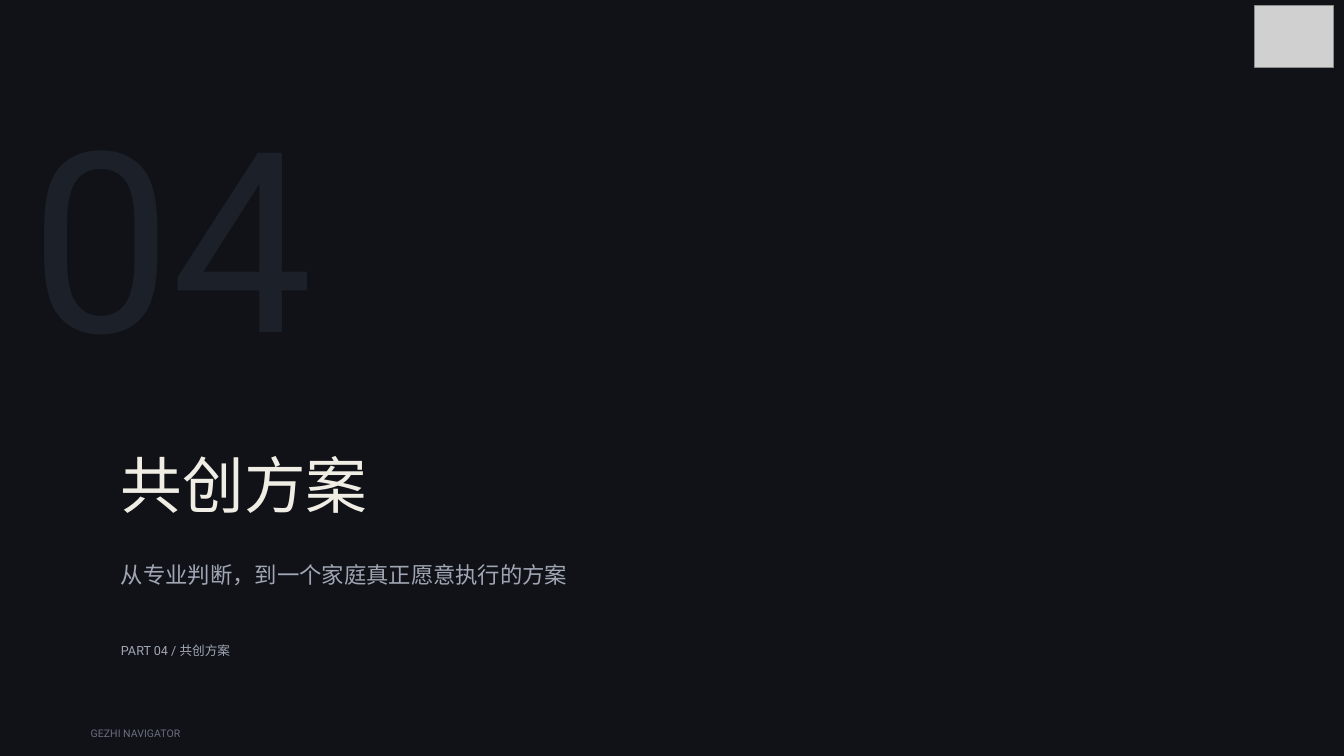
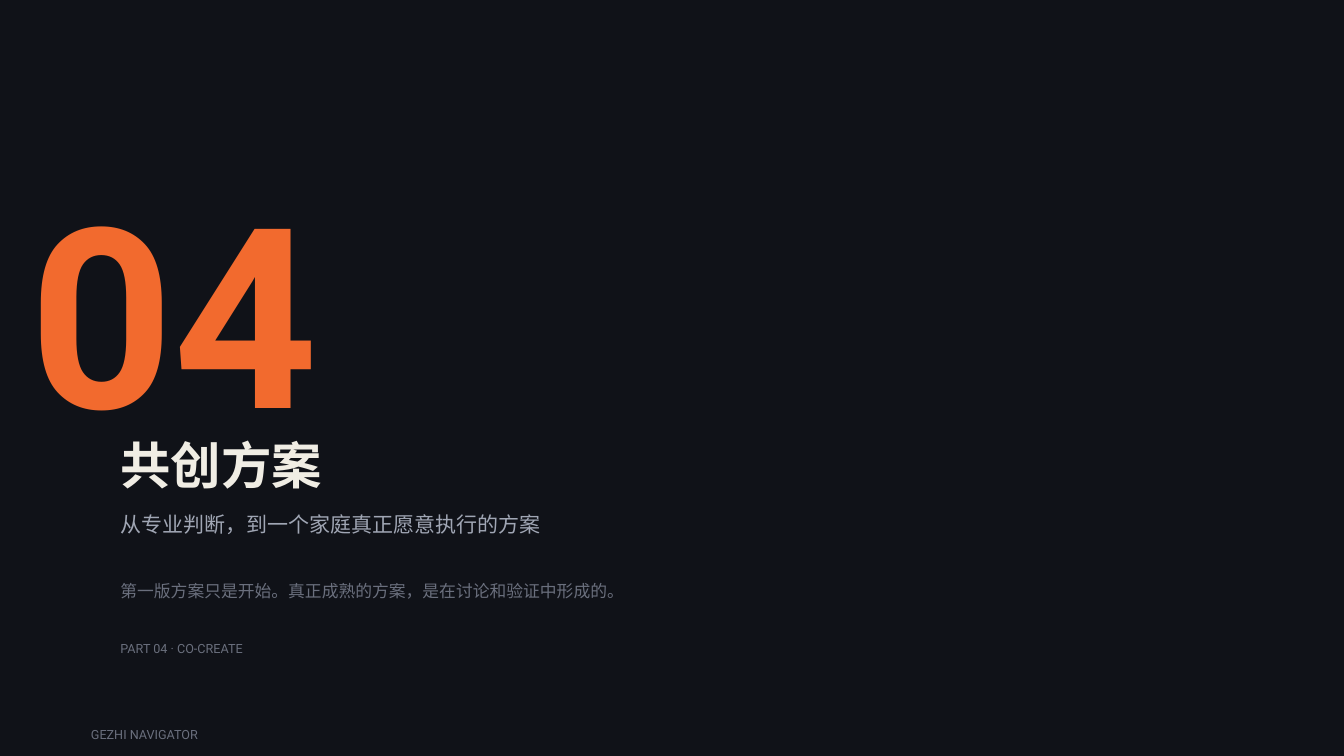
Before and after one commit to daiky5201314-coder/GEZHI-NAVIGATOR-PPT-SKILL, a slide deck: slide 14 of references/source/格知导师计划第二课.pptx. Drawn at 1344x756 pixels with LibreOffice and Linux fonts; fonts in the diff are those of the drawing; grey boxes stand for pictures. Boxes give left, top, right and bottom in pixels: in the first picture for what was removed or moved away, otherwise in the second. Text is boxed around its words. In the diff, an @@ line names an element or a change of style, - is before the commit and + after.

```diff
--- a/references/source/格知导师计划第二课.pptx
+++ b/references/source/格知导师计划第二课.pptx
@@ picture removed at (x1=1255, y1=5, x2=1334, y2=68) @@
@@ text added at (x1=29, y1=226, x2=318, y2=466), 180 pt, text #F26A2E, bold @@
+04
@@ text "共创方案" at (x1=120, y1=440, x2=322, y2=489): size 44 to 36 pt, bold on; line spacing 1 to 1.25 @@
@@ text "从专业判断，到一个家庭真正愿意执行的方案" moved from (x1=121, y1=564, x2=567, y2=585) to (x1=120, y1=514, x2=540, y2=534) @@
@@ text "从专业判断，到一个家庭真正愿意执行的方案" at (x1=120, y1=514, x2=540, y2=534): size 16 to 15 pt; line spacing 1 to 1.25 @@
@@ text added at (x1=120, y1=583, x2=623, y2=599), 12 pt, text #6A6F7D @@
+第一版方案只是开始。真正成熟的方案，是在讨论和验证中形成的。
@@ text at (x1=120, y1=644, x2=243, y2=653): text changed; text colour #A0A6B4 to #6A6F7D @@
-PART 04 / 共创方案
+PART 04 · CO-CREATE
@@ text "GEZHI NAVIGATOR" at (x1=91, y1=730, x2=198, y2=739): size 7.5 to 9 pt; line spacing 1 to 1.25 @@
```
Also in this commit, not shown: 23 other slides changed, 5 other files.
